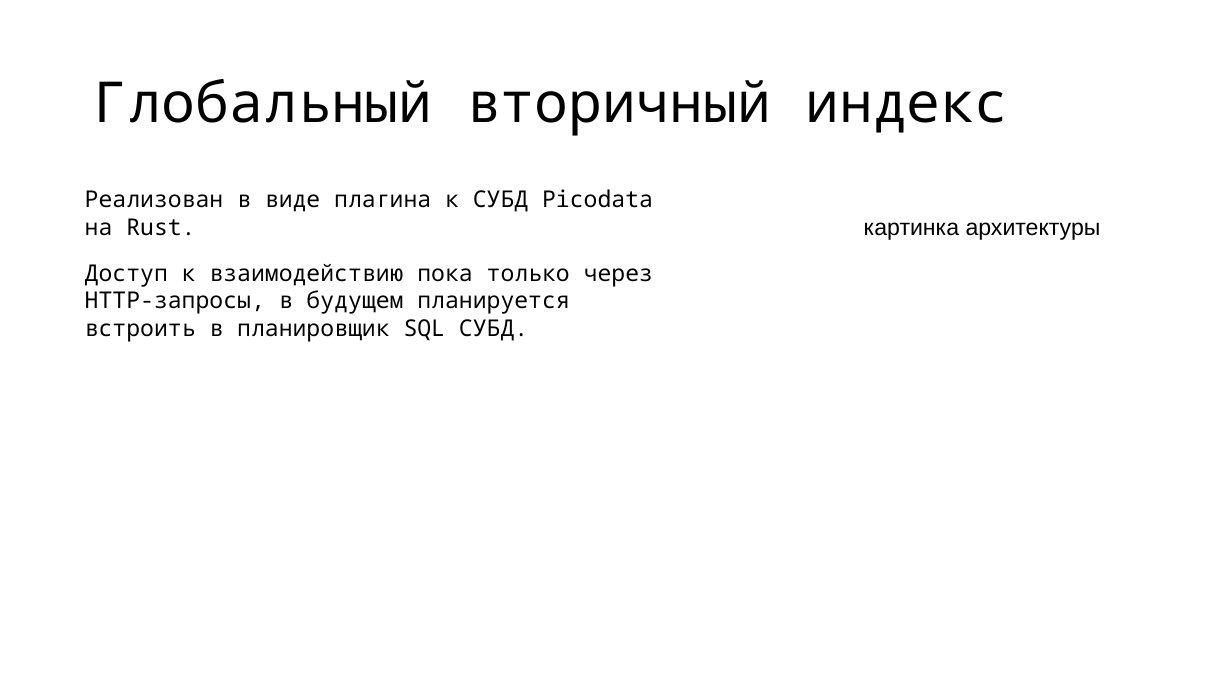
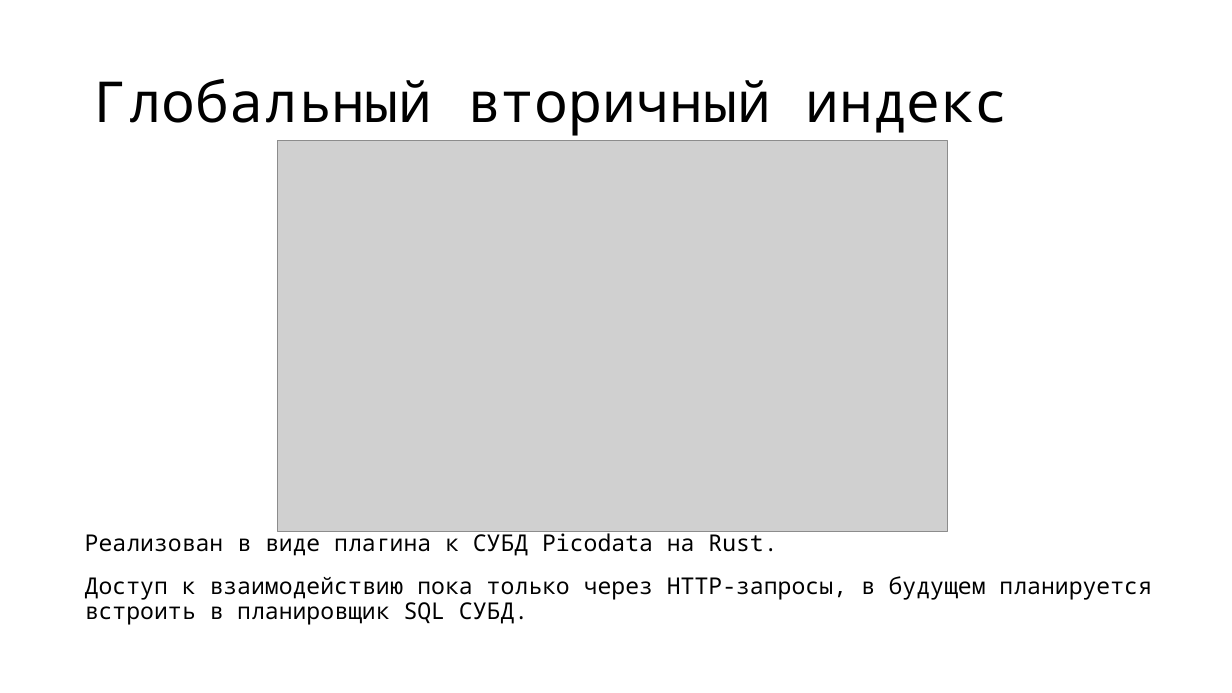
Before and after one commit to vitosotdihaet/pind, a slide deck: slide 12 of presentation.odp (slide 11 before the commit). Drawn at 1232x693 pixels with LibreOffice and Linux fonts; fonts in the diff are those of the drawing; grey boxes stand for pictures. Boxes give left, top, right and bottom in pixels: in the first picture for what was removed or moved away, otherwise in the second. Text is boxed around its words. In the diff, an @@ line names an element or a change of style, - is before the commit and + after.

```diff
--- a/presentation.odp
+++ b/presentation.odp
@@ picture added at (x1=277, y1=140, x2=947, y2=531) @@
@@ text removed at (x1=864, y1=222, x2=1101, y2=240) @@
-картинка архитектуры
@@ text "Реализован в виде плагина к ..." moved from (x1=85, y1=189, x2=653, y2=342) to (x1=85, y1=530, x2=1151, y2=625) @@
@@ text "Реализован в виде плагина к ..." at (x1=85, y1=530, x2=1151, y2=625): line spacing 1 to 0.9 @@
```
Also in this commit, not shown: 6 other slides changed, 6 slides added, 1 slide removed, 2 other files.
